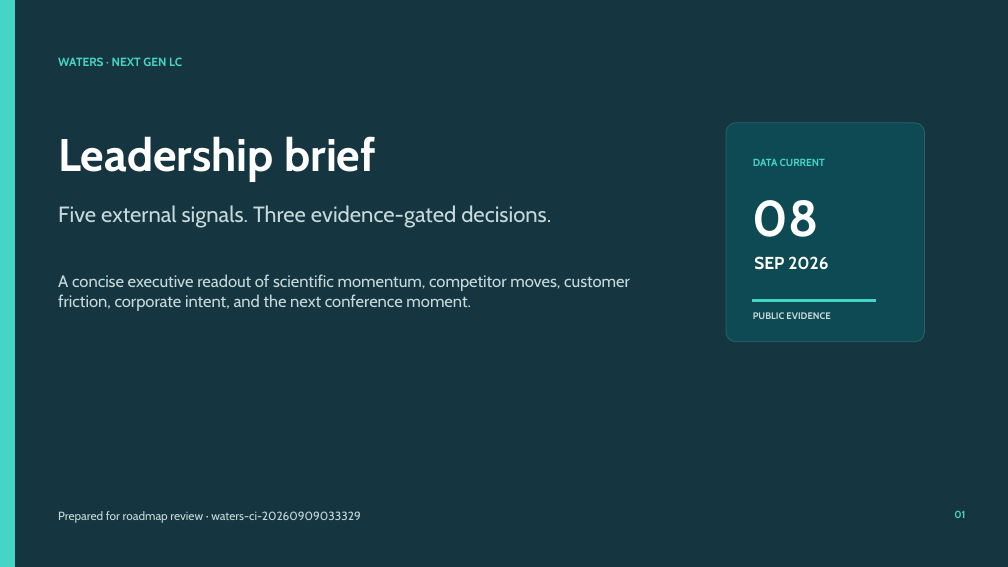
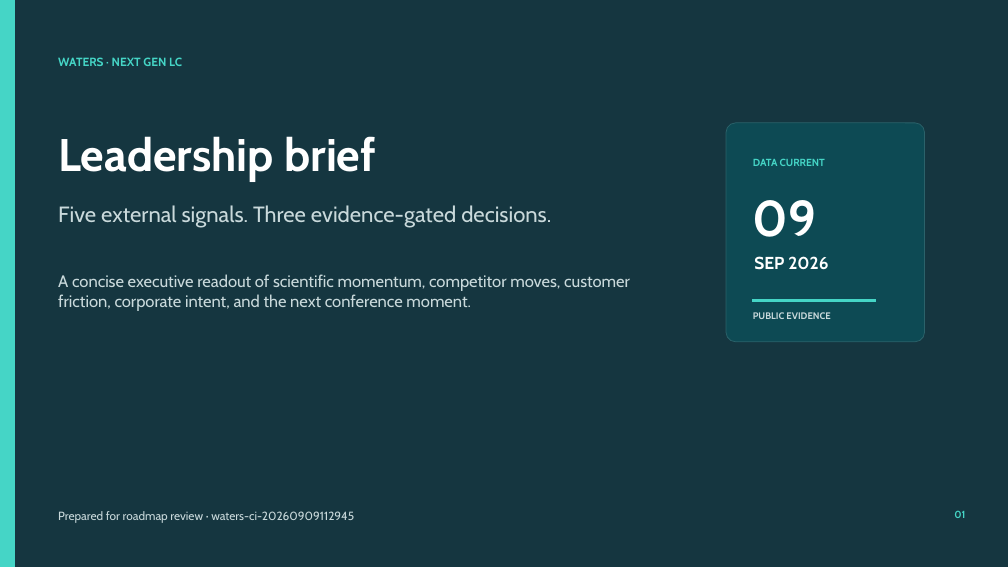
Before and after one commit to Chandni08/CompEngine, a slide deck: slide 1 of deploy-site/exports/waters-nextgen-leadership-brief.pptx. Drawn at 1008x567 pixels with LibreOffice and Linux fonts; fonts in the diff are those of the drawing. Boxes give left, top, right and bottom in pixels: in the first picture for what was removed or moved away, otherwise in the second. Text is boxed around its words. In the diff, an @@ line names an element or a change of style, - is before the commit and + after.

```diff
--- a/deploy-site/exports/waters-nextgen-leadership-brief.pptx
+++ b/deploy-site/exports/waters-nextgen-leadership-brief.pptx
@@ text at [753, 200, 817, 237]: text changed @@
-08
+09
@@ text at [58, 511, 354, 523]: text changed @@
-Prepared for roadmap review · waters-ci-20260909033329
+Prepared for roadmap review · waters-ci-20260909112945
```
Also in this commit, not shown: 7 other slides changed, 59 other files.
